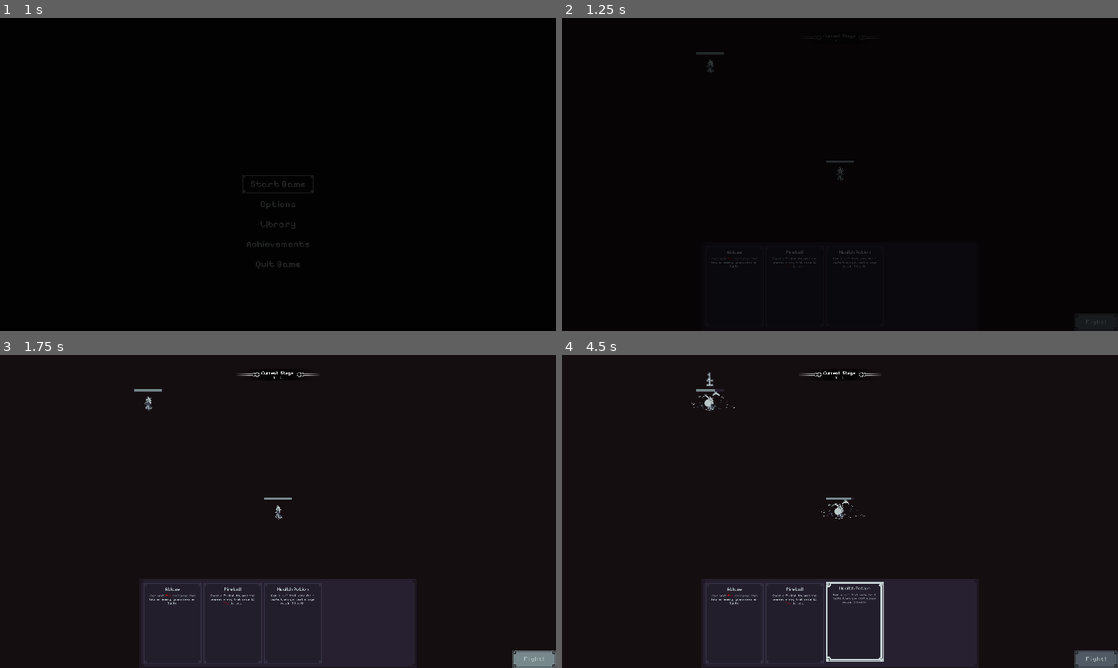
Above: before the commit, frames 1-4 (two rows, left to right).
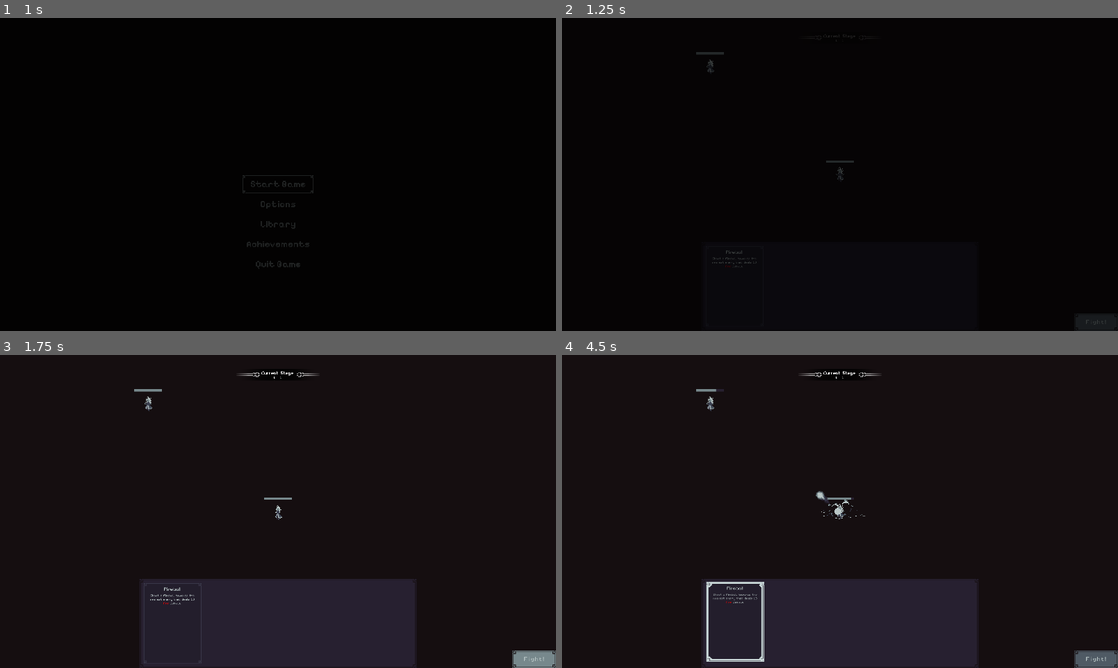
Above: after the commit, the same moments.

Repository: Jelmerrr/Grimoire
Game: Godot game, scene res://Scenes/TitleScreenScene.tscn
Same seed, same stepped clock (60 frames per second), same inputs: the game is played once before the commit and once after it.
Inputs (mouse positions are in pixels of both pictures, inside the frame that each line leads up to):
- Up to frame 1 (1 s): click "Start Game" at 0.5 s
- Up to frame 2 (1.25 s): no input
- Up to frame 3 (1.75 s): click "Fight!" at 1.25 s
- Up to frame 4 (4.5 s): click "Fight!" at 2 s; click "Fight!" at 2.75 s; drag from (734, 624) to (840, 511) at 3.52 s; drag from (795, 624) to (840, 511) at 4.27 s

Frame 1 is identical in both runs. In frame 2, 0.1% of the frame differs, in the area x 26-57%, y 74-80%; in frame 3, 0.3%; in frame 4, 1.3%, in the area x 23-58%, y 5-99%.

Commit message:
fixed grimoire page cast ui highlight not being adjusted to new modifier and cast speed system

Diff:
--- a/Scripts/Controllers/GrimoireController.gd
+++ b/Scripts/Controllers/GrimoireController.gd
@@ -4,7 +4,7 @@
 func _ready() -> void:
 	UtilsGlobalVariables.playerGrimoire = GrimoireResource.new()
 	UtilsGlobalVariables.playerGrimoire.CastSpeed = 1.0
-	UtilsGlobalVariables.BasePlayerCastSpeed = UtilsGlobalVariables.playerGrimoire.CastSpeed
+	UtilsGlobalVariables.BasePlayerCastSpeed = UtilsGlobalVariables.playerInstanceID.grimoireRef.CastSpeed #UtilsGlobalVariables.playerGrimoire.CastSpeed
 	SignalBus.Add_Page.connect(Add_Page)
 	SignalBus.Remove_Page.connect(Remove_Page)
 	SignalBus.Start_Combat.connect(Start_Combat)
@@ -14,10 +14,8 @@
 	initpages()
 
 func initpages() -> void:
-	SignalBus.Add_Page.emit(preload("uid://d28q6rox0ifqv")) #Ablaze
 	SignalBus.Add_Page.emit(preload("uid://bmvokbotxdoyw")) #Fireball
-	SignalBus.Add_Page.emit(preload("uid://7uy53ukryjia")) #Health Potion
-	#SignalBus.Add_Page.emit(preload("uid://fsehssw35cdq")) #Thunderbolt
+
 
 func Add_Page(Page: PageResource) -> void:
 	UtilsGlobalVariables.playerGrimoire.Pages.append(Page)
@@ -74,14 +72,14 @@
 	for item in UtilsGlobalVariables.playerGrimoire.Pages:
 		if UtilsGlobalVariables.inCombat:
 			Cast_Page(item)
-			await get_tree().create_timer(UtilsGlobalVariables.playerGrimoire.CastSpeed).timeout
+			await get_tree().create_timer(UtilsGlobalVariables.playerInstanceID.grimoireRef.CastSpeed).timeout
 		else:
 			break
 	if UtilsGlobalVariables.inCombat:
 		Restart_Cycle()
 
 func Restart_Cycle() -> void:
-	await get_tree().create_timer(UtilsGlobalVariables.playerGrimoire.CastSpeed).timeout
+	await get_tree().create_timer(UtilsGlobalVariables.playerInstanceID.grimoireRef.CastSpeed).timeout
 	SignalBus.CyclePages.emit(UtilsGlobalVariables.playerInstanceID)
 	UtilsGlobalVariables.PLAYER_MODIFIERS_RESOURCE.miscModifiersDict.spellPagesCastInCycle = 0
 	Cycle_Pages()
--- a/Scripts/Controllers/GrimoireUIController.gd
+++ b/Scripts/Controllers/GrimoireUIController.gd
@@ -24,14 +24,14 @@
 			page.queue_free()
 
 func highlight() -> void:
-	await get_tree().create_timer(UtilsGlobalVariables.PlayerCastSpeed).timeout
+	await get_tree().create_timer(UtilsGlobalVariables.playerInstanceID.grimoireRef.CastSpeed).timeout
 	highlight_cycle()
 
 func highlight_cycle() -> void:
 	for child in pages_showcase.get_children():
 		if UtilsGlobalVariables.inCombat:
 			child.Highlight()
-			await get_tree().create_timer(UtilsGlobalVariables.PlayerCastSpeed).timeout
+			await get_tree().create_timer(UtilsGlobalVariables.playerInstanceID.grimoireRef.CastSpeed).timeout
 		else:
 			break
 	if UtilsGlobalVariables.inCombat:
--- a/Scripts/Controllers/PlayerController.gd
+++ b/Scripts/Controllers/PlayerController.gd
@@ -22,6 +22,7 @@
 
 # Called when the node enters the scene tree for the first time.
 func _ready() -> void:
+	UtilsGlobalVariables.playerInstanceID = self
 	grimoireRef = UtilsGlobalVariables.playerGrimoire
 	SignalBus.Ask_PlayerPos.connect(UpdatePlayerPos)
 	SignalBus.Start_Combat.connect(Reset_HP)
@@ -29,7 +30,6 @@
 	SignalBus.AddPlayerHealth.connect(Change_Health)
 	Reset_HP()
 	animated_sprite_2d.play()
-	UtilsGlobalVariables.playerInstanceID = self
 
 func UpdatePlayerPos() -> void:
 	UtilsGlobalVariables.playerPosition = global_position
